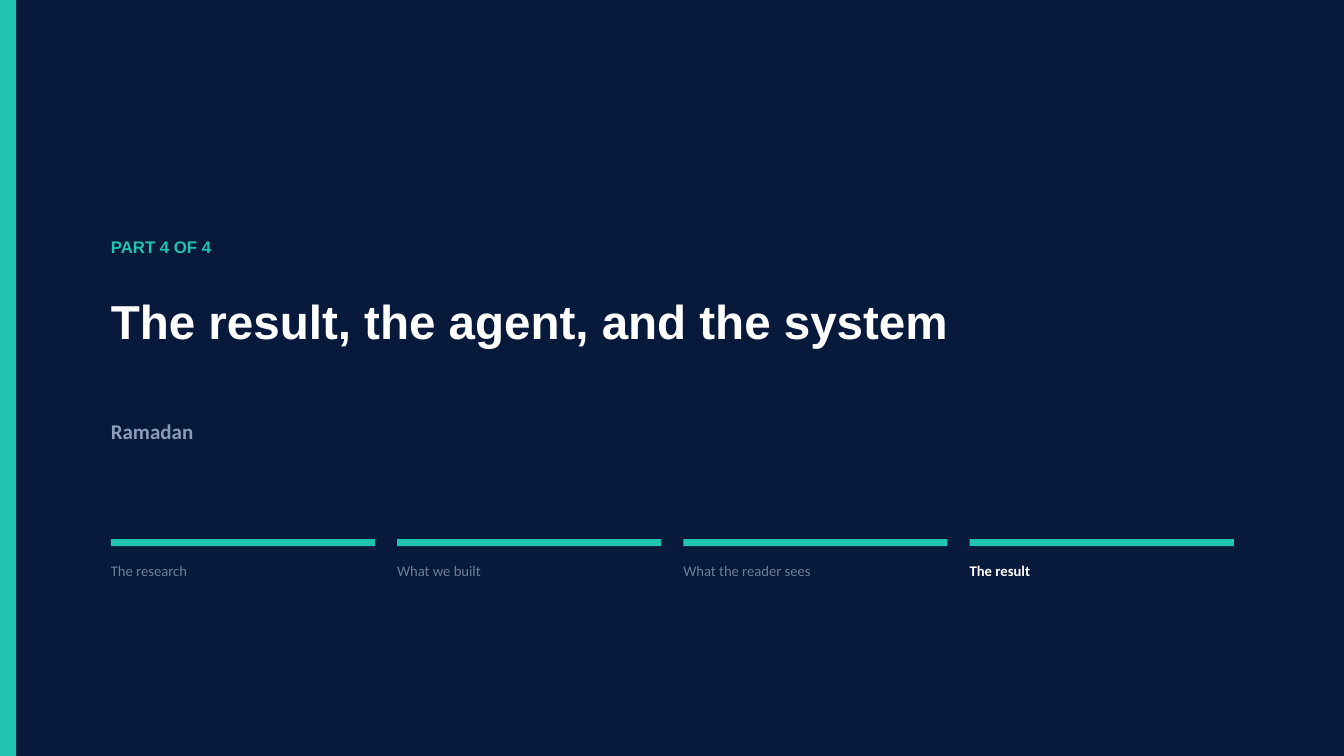
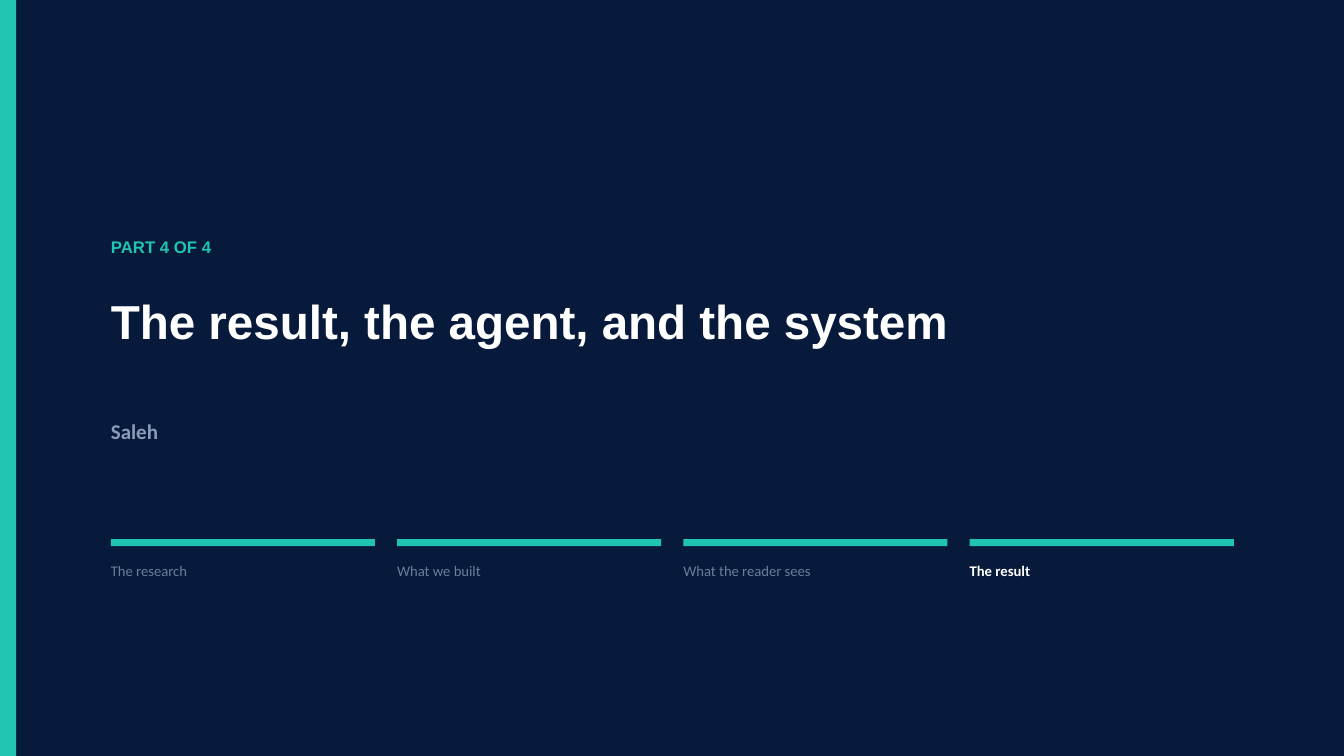
Before and after one commit to memoelsamadony/ai-powered-data-storytelling, a slide deck: slide 15 of presentation/AI-Storytelling-Final-Talk.pptx. Drawn at 1344x756 pixels with LibreOffice and Linux fonts; fonts in the diff are those of the drawing. Boxes give left, top, right and bottom in pixels: in the first picture for what was removed or moved away, otherwise in the second. Text is boxed around its words. In the diff, an @@ line names an element or a change of style, - is before the commit and + after.

```diff
--- a/presentation/AI-Storytelling-Final-Talk.pptx
+++ b/presentation/AI-Storytelling-Final-Talk.pptx
@@ text at (x1=111, y1=424, x2=158, y2=439): text changed @@
-Ramadan
+Saleh
```
Also in this commit, not shown: 3 other slides changed, 5 other files.
